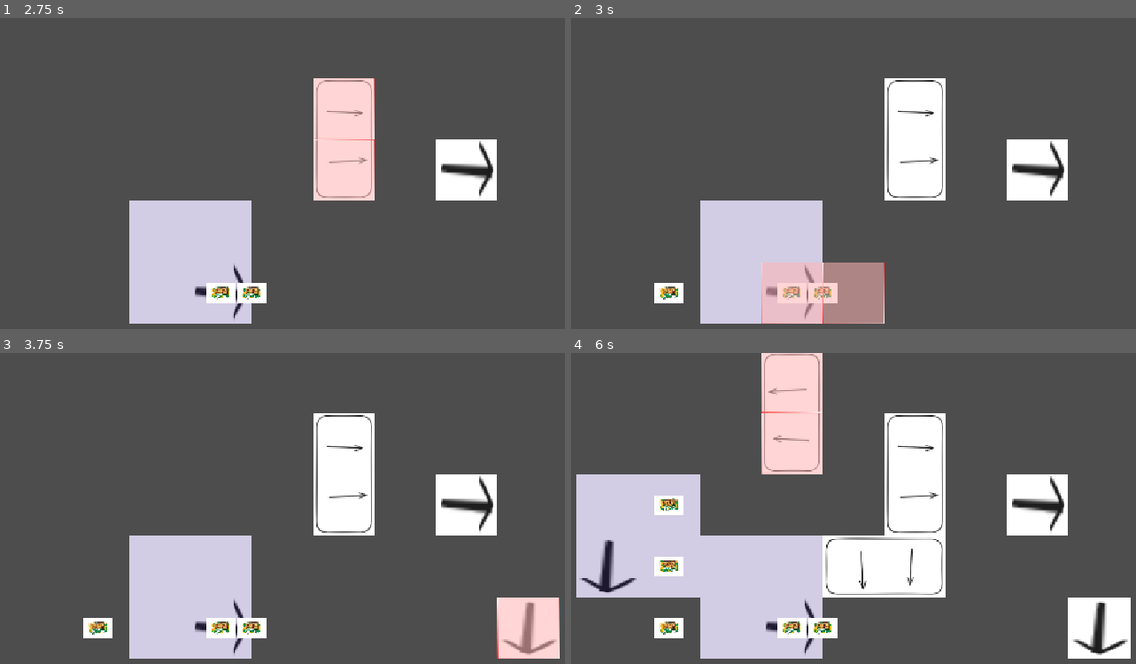
Above: before the commit, frames 1-4 (two rows, left to right).
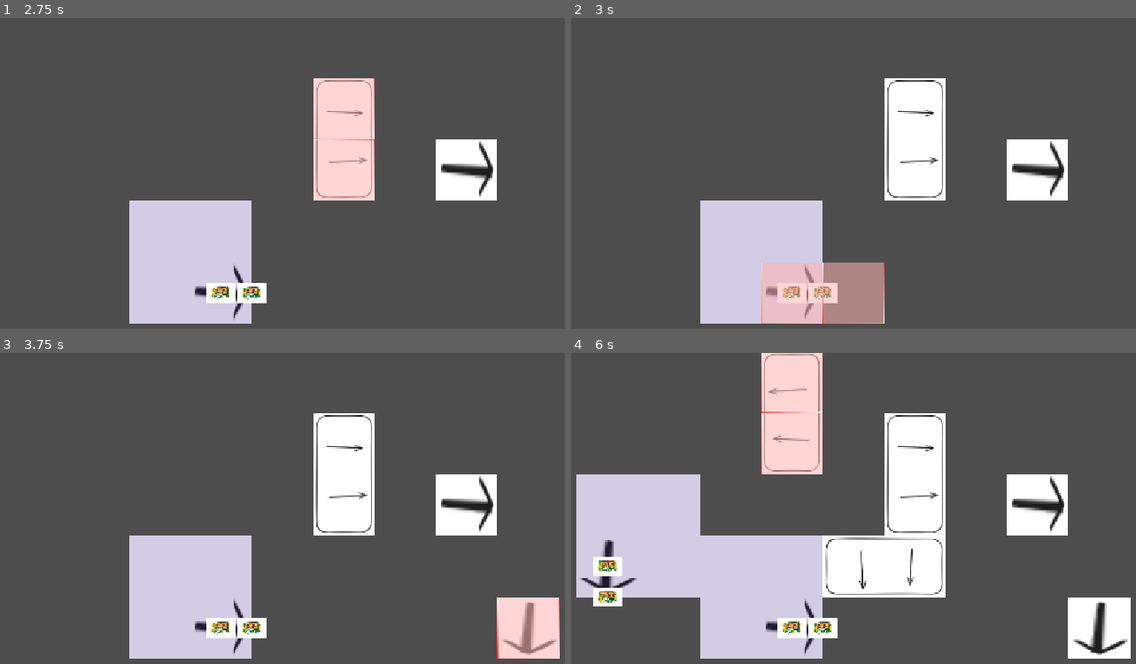
Above: after the commit, the same moments.

Repository: Schlutzkrapfen/Camara-Game
Game: Godot game, scene res://Levels/main_scene.tscn
The game is run twice, just before and just after one commit, with the same random seed, the same clock (stepped at 60 frames per second) and the same inputs.
Inputs (mouse positions are in pixels of both pictures, inside the frame that each line leads up to):
- Up to frame 1 (2.75 s): tap Enter at 0.5, 2 s; move the mouse to (452, 198) at 0.52 s; tap 1 (Belt) at 0.6 s; click (452, 198) at 0.67 s; tap Space at 0.77, 1.25, 1.52 s; move the mouse to (158, 238) at 1.27 s; tap ' (Goo_maker) at 1.35 s; click (158, 238) at 1.42 s; move the mouse to (367, 129) at 2.02 s; tap 2 (Splitter) at 2.1 s; click (367, 129) at 2.17 s
- Up to frame 2 (3 s): tap Space at 2.75 s; move the mouse to (836, 297) at 2.77 s; tap R (roration) at 2.85 s; click (836, 297) at 2.92 s
- Up to frame 3 (3.75 s): tap Space at 3.02 s; tap Enter at 3.5 s; move the mouse to (508, 611) at 3.52 s; tap 1 (Belt) at 3.6 s; click (508, 611) at 3.67 s
- Up to frame 4 (6 s): tap Space at 3.77, 4.25, 4.52 s; move the mouse to (655, 492) at 4.27 s; tap ' (Goo_maker) at 4.35 s; click (655, 492) at 4.42 s; move the mouse to (904, 552) at 5.02 s; tap 2 (Splitter) at 5.1 s; click (904, 552) at 5.17 s; move the mouse to (763, 452) at 5.77 s; tap R (roration) at 5.85 s; click (763, 452) at 5.92 s

Frame 1 is identical in both runs. In frame 2, 0.3% of the frame differs, in the area x 14-20%, y 85-92%; in frame 3, 0.3%; in frame 4, 1.6%, in the area x 3-20%, y 45-92%.
Error before the commit: Modulo by zero error in operator '%'. (res://script/spawner.gd:35)

Commit message:
changed logik that you now the rotation doesen work with spawning elements

Diff:
--- a/Levels/flow_field.gd
+++ b/Levels/flow_field.gd
@@ -30,7 +30,7 @@
 	for item in item_used.keys():
 		move_item(item,delta,flowfield[item_used[item]],main_tile_map.to_global(main_tile_map.map_to_local(item_used[item])),item_used[item])
 
-func  is_cell_free(grid_pos: Vector2i) -> bool:
+func is_cell_free(grid_pos: Vector2i) -> bool:
 	return not grid_pos_array.has(grid_pos)
 
 func move_item(node:Sprite2D,delta:float,transform_data:Global.TileTransform,flowfield_global_pos:Vector2,flowfield_pos:Vector2i):
--- a/script/spawner.gd
+++ b/script/spawner.gd
@@ -32,24 +32,24 @@
 		#if factory.input == factory.cur_input:
 		factory.cur_time +=delta
 		if factory.cur_time > factory.resource_refrence.craft_time:
-			var current_size:int = factory.last_output% factory.resource_refrence.output_tile.size()
-			var keys = factory.resource_refrence.output_tile.keys()
-			var cur_pos = key+ Global.get_rotation_out_of_size(keys[current_size].x,keys[current_size].y)
-			if flowfield.is_cell_free(cur_pos):
-				output_items(factory,cur_pos)
+			if output_items(factory,key):
 				factory.cur_time = 0
 
-func output_items(factory:BuildData,spawn_positon):
+func output_items(factory:BuildData,positon)-> bool:
 	for item_resource in factory.resource_refrence.output:
-
+		var current_size:int = factory.last_output% factory.resource_refrence.output_tile.size()
+		var keys = factory.resource_refrence.output_tile.keys()
+		var cur_pos = positon + Global.get_rotation_out_of_size(keys[current_size].x,keys[current_size].y,factory.rotation)
+		if not flowfield.is_cell_free(cur_pos):
+			return false
 		var item = item_resource.item_scene.instantiate()
-
-
 		item.global_position = tilemap.to_global(
-		tilemap.map_to_local(spawn_positon)
+		tilemap.map_to_local(cur_pos)
 )
 		add_child(item)
 		flowfield.append_list_items(item)
+		return true
+	return false
 
 
 func _input(event: InputEvent) -> void:
